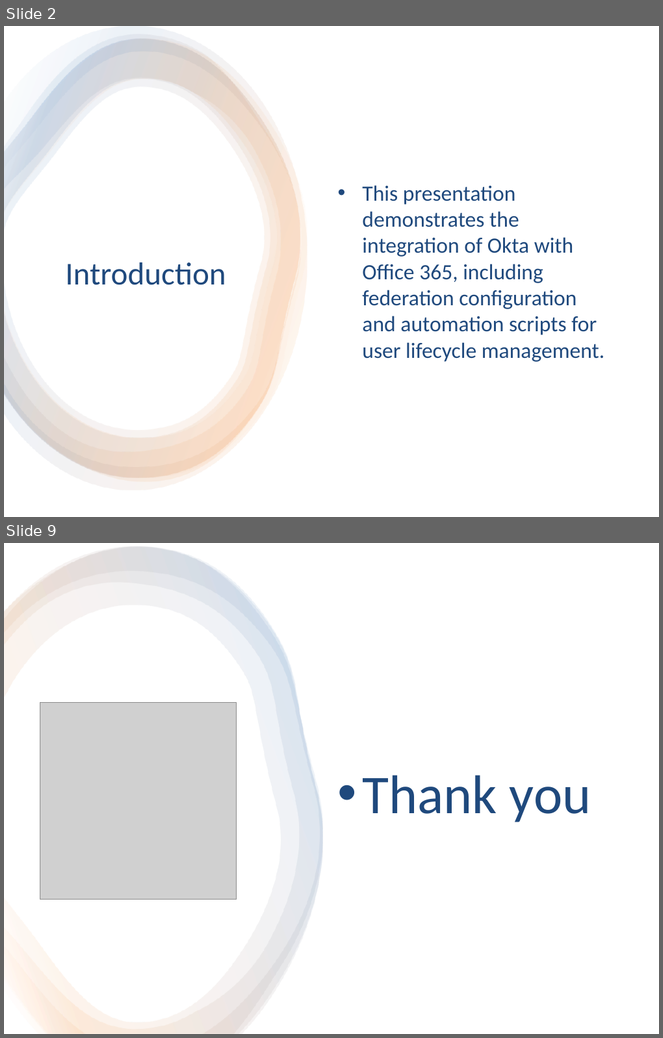
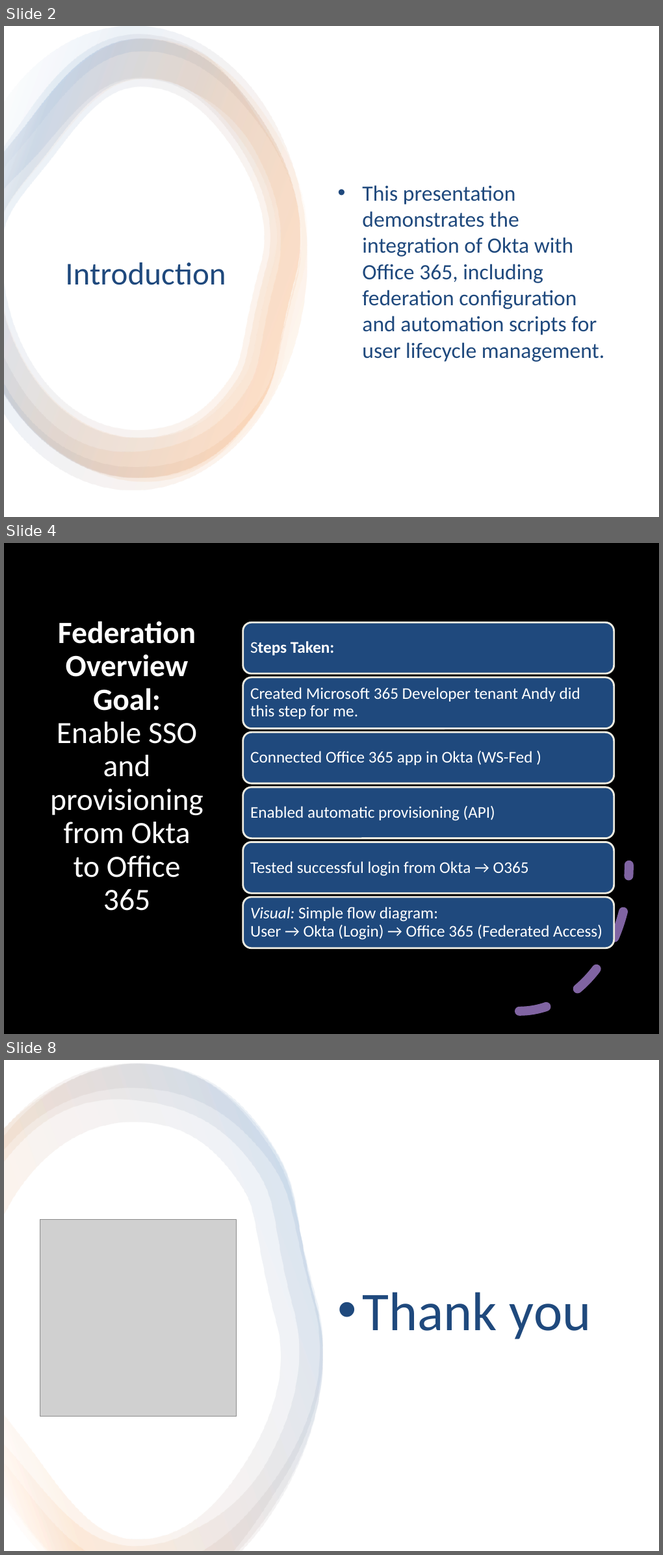
Before and after one commit to pruthvirajDarapu/okta-fedaration-task, a slide deck: Okta_and_Office_365_Federation_Demo.pptx. Shown one above the other, each under a label of ours: slides 2 and 9 before the commit, slides 2, 4 and 8 after it; the slides between them are not shown. The pictures are 663x1038 and 663x1555 pixels, drawn with LibreOffice and Linux fonts; fonts in the diff are those of the drawing; grey boxes stand for pictures. Boxes give left, top, right and bottom in pixels: in the first picture for what was removed or moved away, otherwise in the second. Text is boxed around its words. In the diff, an @@ line names an element or a change of style, - is before the commit and + after.

```diff
--- a/Okta_and_Office_365_Federation_Demo.pptx
+++ b/Okta_and_Office_365_Federation_Demo.pptx
@@ slide 4 added at <box>4,543,659,1034</box>, background #FFFFFF @@
@@ rectangle added at <box>4,543,659,1034</box>, fill #000000 @@
@@ title added at <box>50,621,204,911</box>, 34 pt, text #FFFFFF @@
+Federation Overview Goal: Enable SSO and provisioning from Okta to Office 365
@@ arc (boxed as its full ellipse) added at <box>410,719,629,1012</box>, outline #8064A2 10 pt dashed @@
@@ group added at <box>243,622,614,949</box>: 6 rounded rectangles, 6 texts @@
+Steps Taken:
+Created Microsoft 365 Developer tenant Andy did this step for me.
+Connected Office 365 app in Okta (WS-Fed )
+Enabled automatic provisioning (API)
+Tested successful login from Okta → O365
+Visual: Simple flow diagram:
+User → Okta (Login) → Office 365 (Federated Access)
@@ what was slide 9 is now slide 8 @@
```
Also in this commit, not shown: 2 slides changed, 3 other slides added, 5 slides removed, 3 other files.
